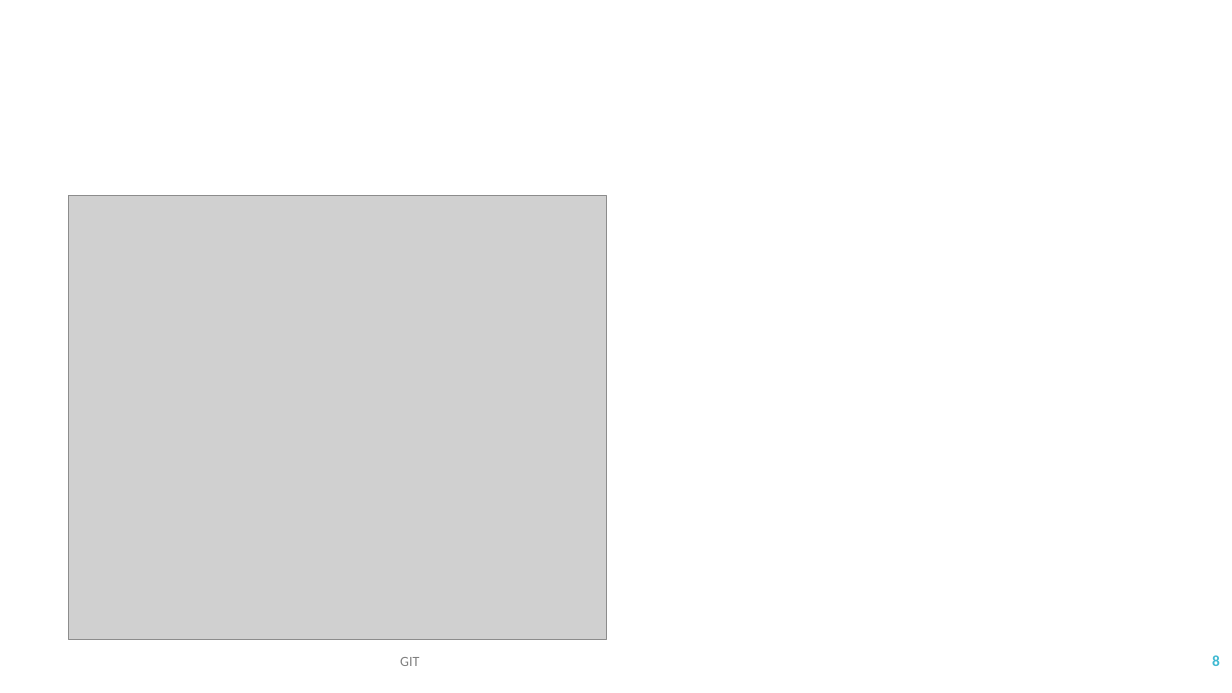
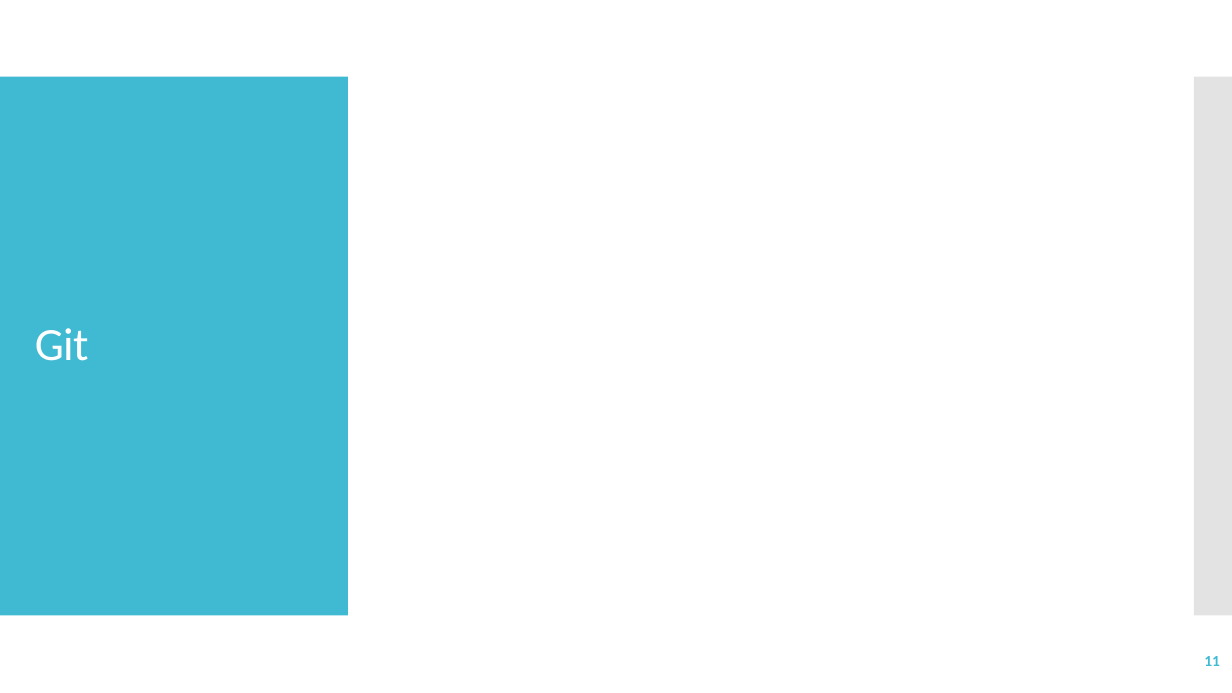
Before and after one commit to IlonaKulon/SzkolenieZIIMI, a slide deck: slide 11 of slajdy/ZIIMI_01_GIT.pptx (slide 8 before the commit). Drawn at 1232x693 pixels with LibreOffice and Linux fonts; fonts in the diff are those of the drawing; grey boxes stand for pictures. Boxes give left, top, right and bottom in pixels: in the first picture for what was removed or moved away, otherwise in the second. Text is boxed around its words. In the diff, an @@ line names an element or a change of style, - is before the commit and + after.

```diff
--- a/slajdy/ZIIMI_01_GIT.pptx
+++ b/slajdy/ZIIMI_01_GIT.pptx
@@ rectangle added at [0, 77, 348, 616], fill #40BAD2 @@
@@ rectangle added at [1194, 77, 1232, 616], fill #C8C8C8 at 50% opacity @@
@@ picture removed at [68, 195, 606, 640] @@
@@ title at [35, 328, 89, 361]: text changed; size 11 to 36 pt; text colour #808080 to #FFFFFF @@
-GIT
+Git
@@ page number at [1204, 656, 1220, 666]: text changed @@
-8
+11
```
Also in this commit, not shown: 6 other slides changed, 24 slides added, 10 other files.
